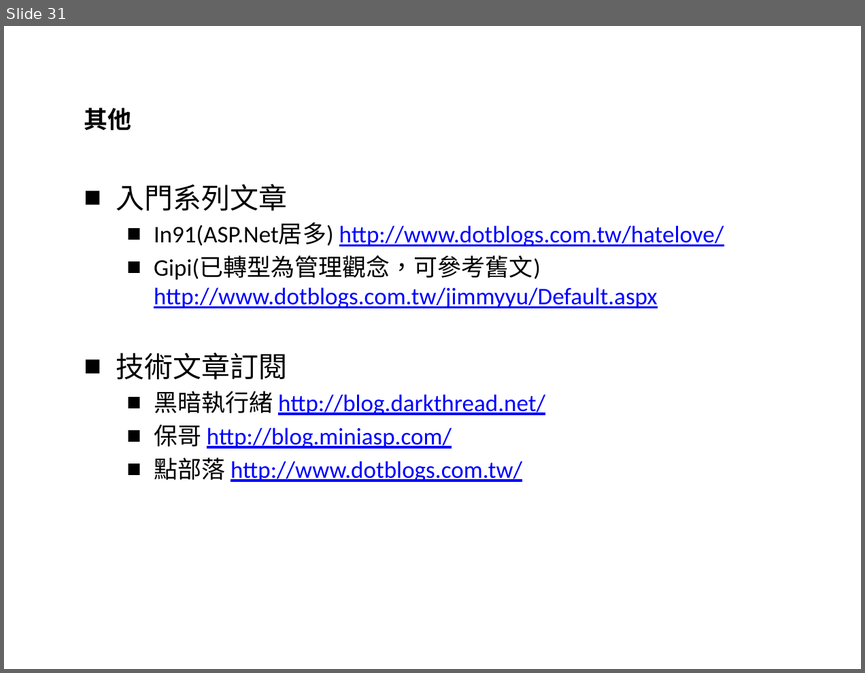
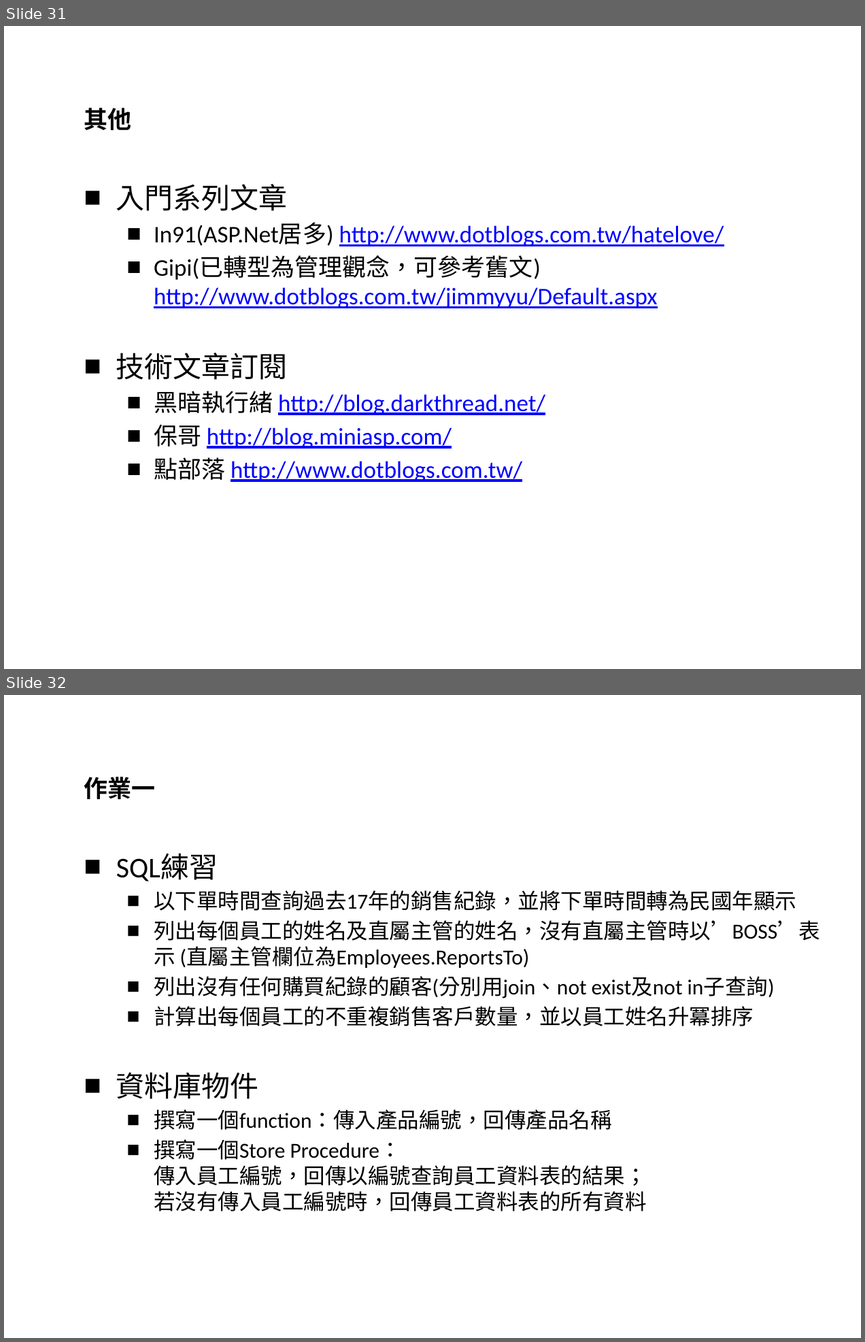
Before and after one commit to YiChiLin/TrainingPackage, a slide deck: 簡報及DB/資料庫程式開發概述.pptx. Shown one above the other, each under a label of ours: slide 31 before the commit, slides 31 and 32 after it. The pictures are 865x673 and 865x1342 pixels, drawn with LibreOffice and Linux fonts; fonts in the diff are those of the drawing; background and template pictures are left out. Boxes give left, top, right and bottom in pixels: in the first picture for what was removed or moved away, otherwise in the second. Text is boxed around its words. In the diff, an @@ line names an element or a change of style, - is before the commit and + after.

```diff
--- a/簡報及DB/資料庫程式開發概述.pptx
+++ b/簡報及DB/資料庫程式開發概述.pptx
@@ slide 32 added at (4, 695, 861, 1338), background picture (left out) @@
@@ title added at (84, 777, 156, 799), 20 pt, text #000000, bold @@
+作業一
@@ text added at (116, 853, 820, 1211), 18 pt, text #000000 @@
+■ SQL練習
+  ■ 以下單時間查詢過去17年的銷售紀錄，並將下單時間轉為民國年顯示
+  ■ 列出每個員工的姓名及直屬主管的姓名，沒有直屬主管時以’BOSS’表示 (直屬主管欄位為Employees.ReportsTo)
+  ■ 列出沒有任何購買紀錄的顧客(分別用join、not exist及not in子查詢)
+  ■ 計算出每個員工的不重複銷售客戶數量，並以員工姓名升冪排序
+■ 資料庫物件
+  ■ 撰寫一個function：傳入產品編號，回傳產品名稱
+  ■ 撰寫一個Store Procedure：
+    傳入員工編號，回傳以編號查詢員工資料表的結果；
+    若沒有傳入員工編號時，回傳員工資料表的所有資料
```
Also in this commit, not shown: 1 other slide added, 1 other file.
